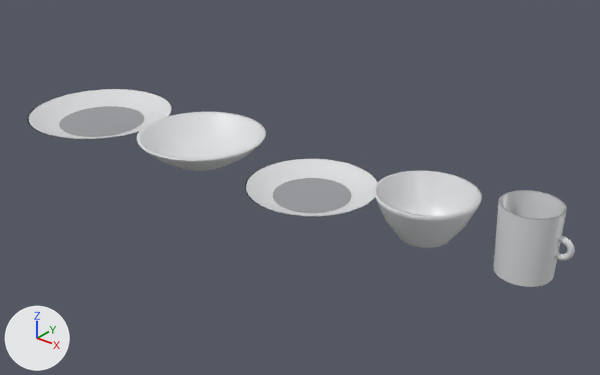
The glTF model public/modelos/GR5-16.glb, before and after one commit.
Rendered twice from a 50 mm camera at (0.827, -0.929, 0.585) aimed at (0.066, 0.022, -0.005). The lights are fixed; the arrows at lower left show +X, +Y and +Z. The older version comes first. Where no turn or scale is listed for an object, it has been applied to the vertices.
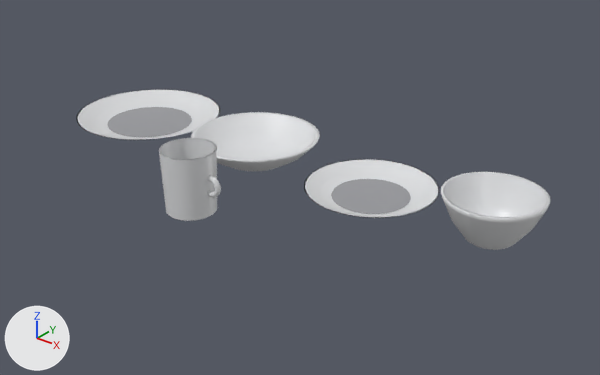
What differs and where, as boxes (x1, y1, x2, y2) in the pictures (600 x 375 px):
'Mesh_5', moved: before (374, 170, 482, 248); after (441, 172, 551, 250)
'Mesh_6', moved: before (494, 190, 567, 287); after (159, 138, 217, 221)
'Mesh_2', moved: before (137, 112, 266, 171); after (191, 112, 320, 171)
'Mesh_3', moved: before (245, 158, 378, 217); after (304, 159, 439, 218)
'Mesh_0', moved: before (27, 89, 173, 139); after (76, 89, 220, 140)
'Mesh_4', moved: before (273, 178, 352, 213); after (331, 179, 411, 214)
'Mesh_1', moved: before (59, 106, 144, 137); after (107, 107, 192, 137)
'Mesh_8', moved: before (555, 236, 575, 261); after (207, 175, 221, 197)

The change, as a list of edits to the scene's bpy script:
```text
Change ob_mesh_0:
    ob_mesh_0.location: (-0.402, 0.0, 0.0) -> (-0.328, 0.055, 0.0)
Change ob_mesh_1:
    ob_mesh_1.location: (-0.402, 0.0, 0.004) -> (-0.328, 0.055, 0.004)
Change ob_mesh_2:
    ob_mesh_2.location: (-0.132, 0.0, 0.0) -> (-0.058, 0.055, 0.0)
Change ob_mesh_3:
    ob_mesh_3.location: (0.108, 0.0, 0.0) -> (0.182, 0.055, 0.0)
Change ob_mesh_4:
    ob_mesh_4.location: (0.108, 0.0, 0.004) -> (0.182, 0.055, 0.004)
Change ob_mesh_5:
    ob_mesh_5.location: (0.312, 0.0, 0.0) -> (0.388, 0.055, 0.0)
Change ob_mesh_6:
    ob_mesh_6.location: (0.465, 0.0, 0.0) -> (-0.01, -0.148, 0.0)
Change ob_mesh_8:
    ob_mesh_8.location: (0.51, 0.0, 0.052) -> (0.035, -0.148, 0.052)
```
